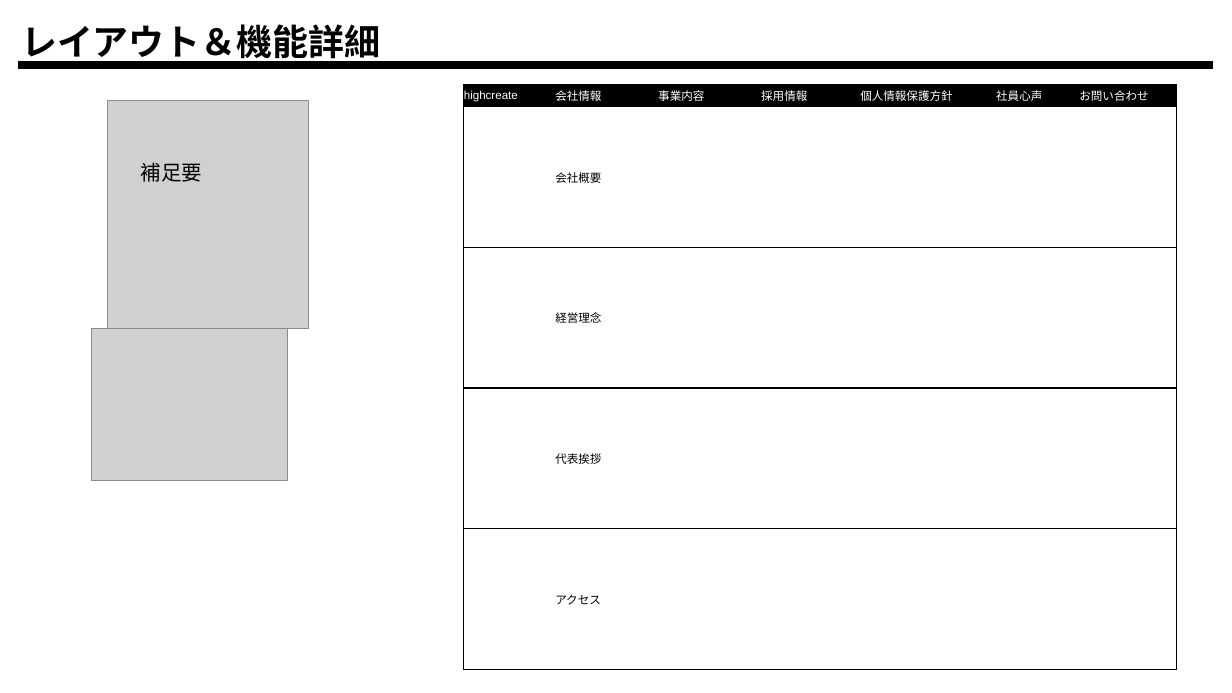
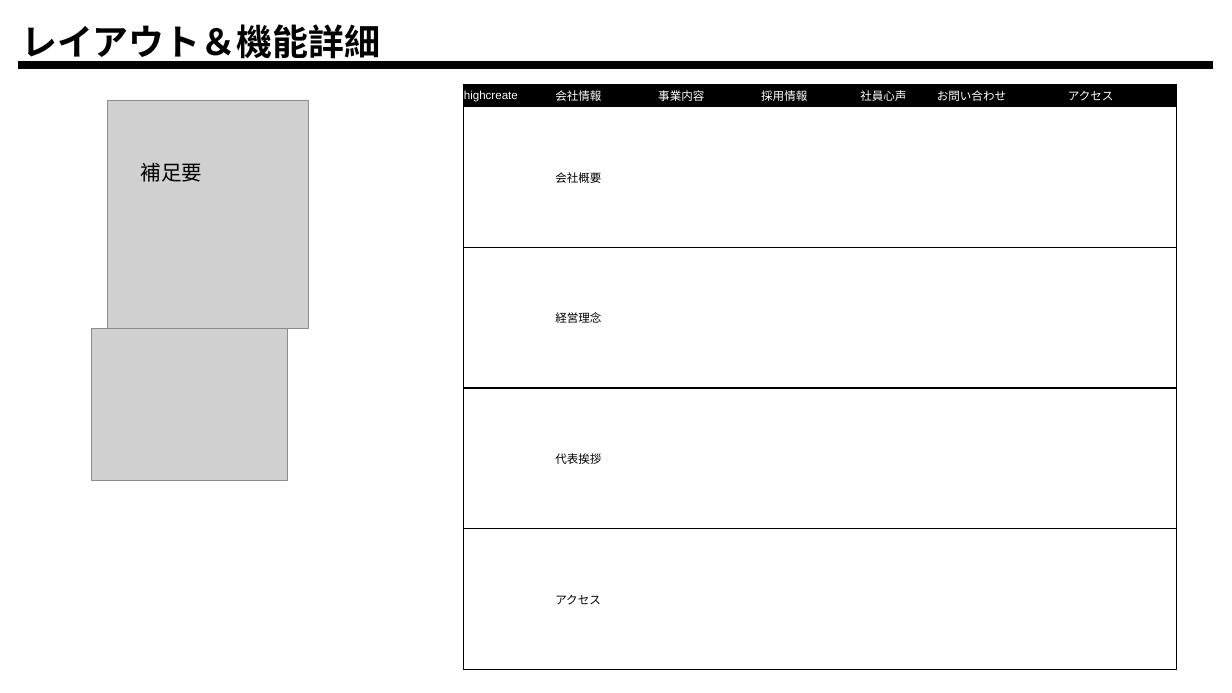
Before and after one commit to Highcreate/highcreate, a slide deck: slide 7 of ホームページ 企画書.pptx. Drawn at 1232x693 pixels with LibreOffice and Linux fonts; fonts in the diff are those of the drawing; grey boxes stand for pictures; background and template pictures are left out. Boxes give left, top, right and bottom in pixels: in the first picture for what was removed or moved away, otherwise in the second. Text is boxed around its words. In the diff, an @@ line names an element or a change of style, - is before the commit and + after.

```diff
--- a/ホームページ 企画書.pptx
+++ b/ホームページ 企画書.pptx
@@ table at (463,85,1177,671) @@
-row 1: highcreate | 会社情報 | 事業内容 | 採用情報 | 個人情報保護方針 | 社員心声 | お問い合わせ
+row 1: highcreate | 会社情報 | 事業内容 | 採用情報 | 社員心声 | お問い合わせ | アクセス
```
Also in this commit, not shown: 1 other slide changed.
